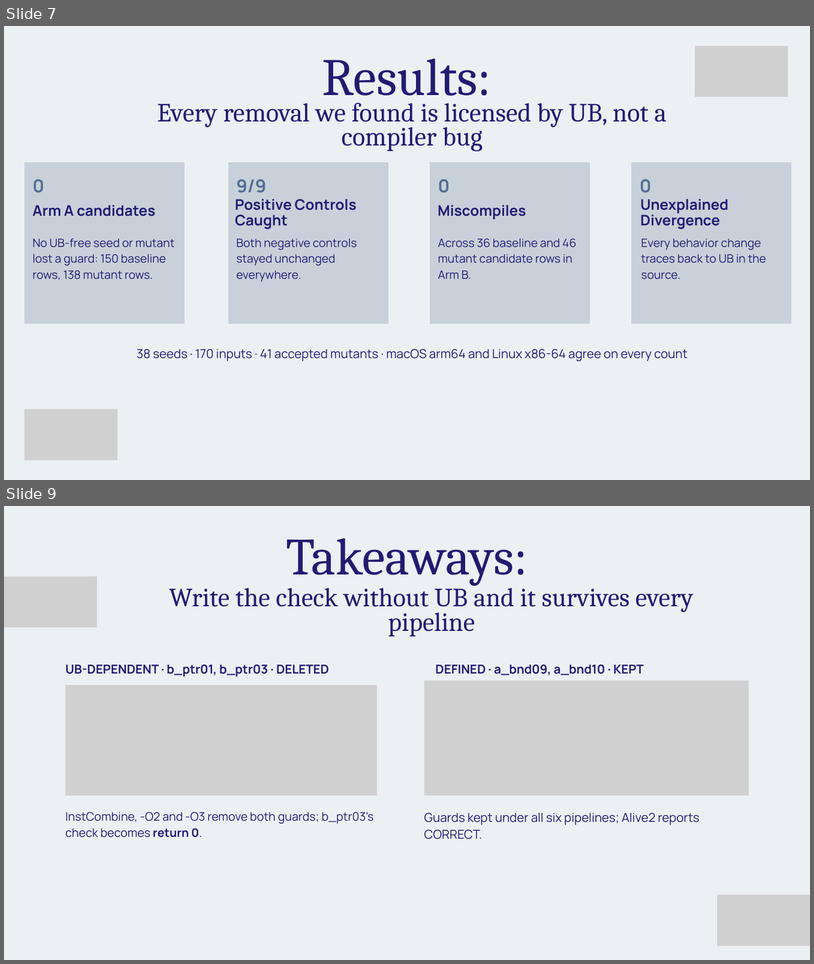
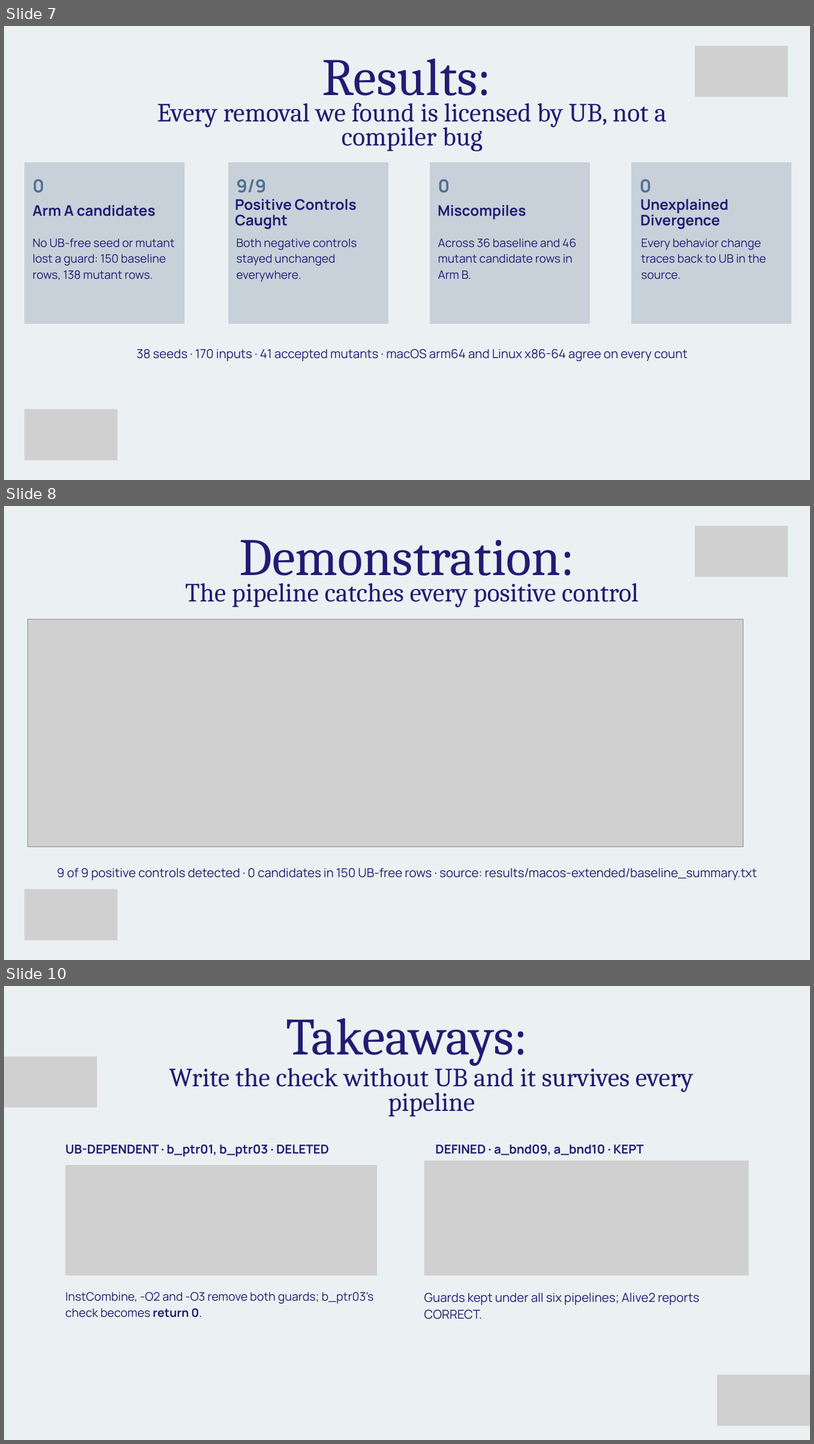
Before and after one commit to rcast915/cisb-llvm-ir, a slide deck: report and presentation docs/computer_security_presentation.pptx. Shown one above the other, each under a label of ours: slides 7 and 9 before the commit, slides 7, 8 and 10 after it; the slides between them are not shown. The pictures are 814x964 and 814x1444 pixels, drawn with LibreOffice and Linux fonts; fonts in the diff are those of the drawing; grey boxes stand for pictures. Boxes give left, top, right and bottom in pixels: in the first picture for what was removed or moved away, otherwise in the second. Text is boxed around its words. In the diff, an @@ line names an element or a change of style, - is before the commit and + after.

Commit message:
Update presentation with demonstration slide

```diff
--- a/report and presentation docs/computer_security_presentation.pptx
+++ b/report and presentation docs/computer_security_presentation.pptx
@@ slide 8 added at [4, 506, 810, 960], background #EBF0F2 @@
@@ text added at [240, 540, 575, 586], 93.7 pt, text #201C73 @@
+Demonstration:
@@ picture added at [695, 526, 788, 577] @@
@@ text added at [185, 583, 639, 607], 47 pt, text #201C73 @@
+The pipeline catches every positive control
@@ picture added at [27, 619, 743, 847] @@
@@ text added at [57, 868, 758, 880], 22 pt, text #201C73 @@
+9 of 9 positive controls detected · 0 candidates in 150 UB-free rows · source: results/macos-extended/baseline_summary.txt
@@ picture added at [24, 889, 118, 939] @@
@@ what was slide 9 is now slide 10 @@
```
Also in this commit, not shown: 1 other file.
